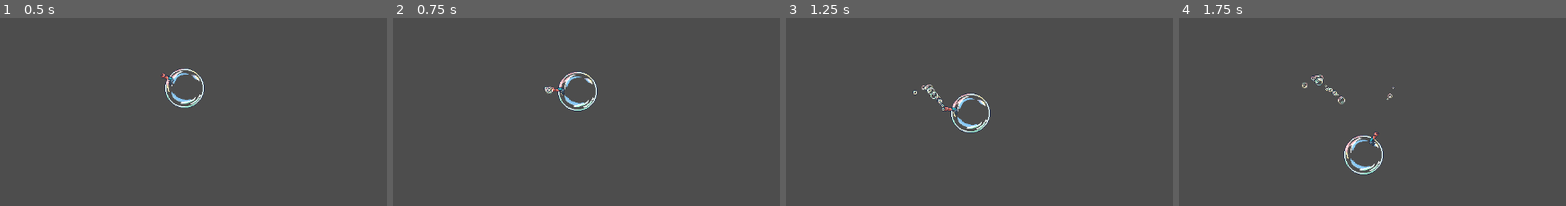
Above: before the commit, frames 1-4 (left to right).
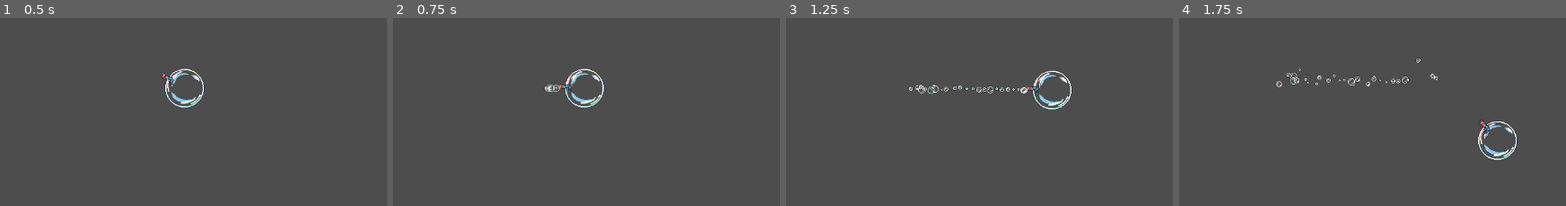
Above: after the commit, the same moments.

Repository: DigitalHelium/bubble
Game: Godot game, scene res://game_scene_test.tscn
The game is run twice, just before and just after one commit, with the same random seed, the same clock (stepped at 60 frames per second) and the same inputs. This scene is started directly instead of the project's main scene.
Inputs (mouse positions are in pixels of both pictures, inside the frame that each line leads up to):
- Up to frame 1 (0.5 s): no input
- Up to frame 2 (0.75 s): tap Enter at 0.5 s; move the mouse to (outside the picture) at 0.52 s; press the mouse at (outside the picture) at 0.53 s; hold Up (ui_up) from 0.53 s (still down)
- Up to frame 3 (1.25 s): keep holding Up (ui_up)
- Up to frame 4 (1.75 s): keep holding Up (ui_up); move the mouse to (1422, 65) at 1.27 s; release the mouse at (1422, 65) at 1.28 s; click (1422, 65) at 1.35 s

Frame 1 is identical in both runs. In frame 2, 1.2% of the frame differs, in the area x 39-55%, y 26-50%; in frame 3, 2.0%; in frame 4, 2.2%, in the area x 25-88%, y 21-84%.

Commit message:
add move with mouse

Diff:
--- a/gpu_particles_2d.gd
+++ b/gpu_particles_2d.gd
@@ -1,13 +1,41 @@
 @tool extends GPUParticles2D
 
-func _unhandled_input(event: InputEvent) -> void:
-	if Input.is_action_pressed("click"):
-		emitting = true
-		var direction: Vector2 = (get_global_mouse_position() - global_position).normalized()
+signal mouse_hold(hold_time: float, force: Vector2)
 
+@onready var gun: Gun = get_parent().get_parent()
+
+var mouse_hold_time: float = 0.0
+var is_mouse_pressed: bool = false
+var min_distance: float = 5.0
+
+func _ready() -> void:
+	mouse_hold.connect(gun.abstract_check_fire)
+
+func _process(delta: float) -> void:
+	if is_mouse_pressed:
+		var mouse_pos = get_global_mouse_position()
+		var distance_to_mouse = global_position.distance_to(mouse_pos)
+
+		if distance_to_mouse < min_distance:
+			return
+
+		mouse_hold_time += delta
+		var direction: Vector2 = (mouse_pos - global_position).normalized()
 		var gravity_force: int = 280
 		var gravity: Vector3 = Vector3(direction.x, direction.y, 0) * gravity_force
+		process_material.set_gravity(gravity)
 
-		process_material.set_gravity(gravity)
-	else:
+		var recoil_force: Vector2 = -direction * 1.09
+		print(mouse_hold, recoil_force)
+		mouse_hold.emit(mouse_hold_time, recoil_force)
+
+func _unhandled_input(event: InputEvent) -> void:
+	if Input.is_action_just_pressed("click"):
+		is_mouse_pressed = true
+		mouse_hold_time = 0.0
+		emitting = true
+
+	elif Input.is_action_just_released("click"):
+		is_mouse_pressed = false
+		mouse_hold_time = 0.0
 		emitting = false
--- a/gun_scene.tscn
+++ b/gun_scene.tscn
@@ -34,10 +34,11 @@
 script = ExtResource("3_co8xi")
 
 [node name="GPUParticles2D" type="GPUParticles2D" parent="GunSprite"]
+unique_name_in_owner = true
 material = SubResource("CanvasItemMaterial_pg37a")
 position = Vector2(13, -1)
 emitting = false
-amount = 42
+amount = 72
 texture = SubResource("AtlasTexture_yfr3y")
 lifetime = 2.0
 process_material = SubResource("ParticleProcessMaterial_14d2b")
--- a/gun_script.gd
+++ b/gun_script.gd
@@ -9,13 +9,14 @@
 @export var automatic_acceleration : float = 30.0
 @export var shotgun_acceleration : float = 100.0
 
+@onready var character: BubbleCharacter = get_parent()
+
 ### Делаю, чтобы когда проходило время зажатия кнопки,
 ### пушка определенного типа вызывала ивент выстрела,
 ### который будет отлавливаться в скрипте персонажа и через метод изменять ускорение текущее
 
 func _ready():
-	var parent : BubbleCharacter = get_parent()
-	fire_signal.connect(parent.handle_fire_event)
+	fire_signal.connect(character.handle_fire_event)
 
 func calc_held_time(delta: float, button_time_held: float) -> float:
 	return button_time_held - delta
@@ -31,10 +32,12 @@
 		return 1.5
 	return button_time_held
 
-func abstract_check_fire() -> void:
-	return
+func abstract_check_fire(hold_time:float, force: Vector2) -> void:
+	if hold_time >= 0.1:
+		fire_signal.emit(automatic_acceleration, force)
 
-func _physics_process(delta) -> void:
-	button_time_held = clamp(calc_held_time(delta, button_time_held), -1, 1)
-	if Input.is_action_pressed("ui_right") or Input.is_action_pressed("ui_left") or Input.is_action_pressed("ui_down") or Input.is_action_pressed("ui_up"):
-		button_time_held = check_if_shot_fired(button_time_held, GUN_TYPE.AUTOMATIC)
+
+#func _physics_process(delta) -> void:
+	#button_time_held = clamp(calc_held_time(delta, button_time_held), -1, 1)
+	#if Input.is_action_pressed("ui_right") or Input.is_action_pressed("ui_left") or Input.is_action_pressed("ui_down") or Input.is_action_pressed("ui_up"):
+		#button_time_held = check_if_shot_fired(button_time_held, GUN_TYPE.AUTOMATIC)
--- a/main_bubble.gd
+++ b/main_bubble.gd
@@ -37,6 +37,7 @@
 	move_and_slide()
 
 
-func handle_fire_event(acceleration_delta : float) -> void:
+func handle_fire_event(acceleration_delta : float, gun_direction: Vector2) -> void:
+	print("ПОГНАЛИ НАХУЙ")
 	acceleration += acceleration_delta
-	direction = get_input_keyboard()
+	direction = gun_direction
